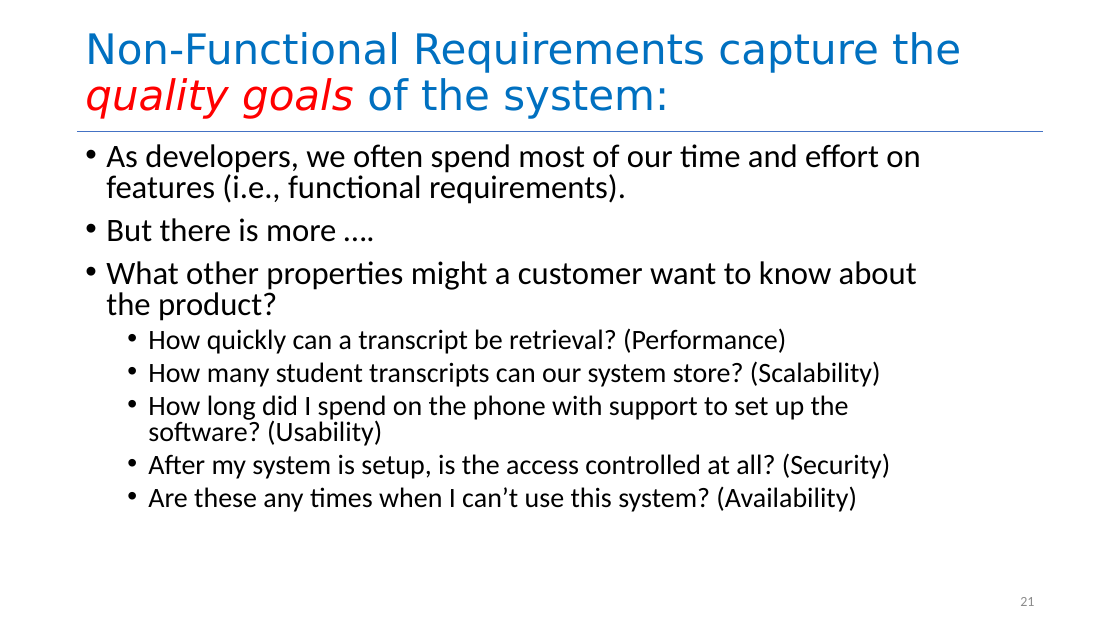
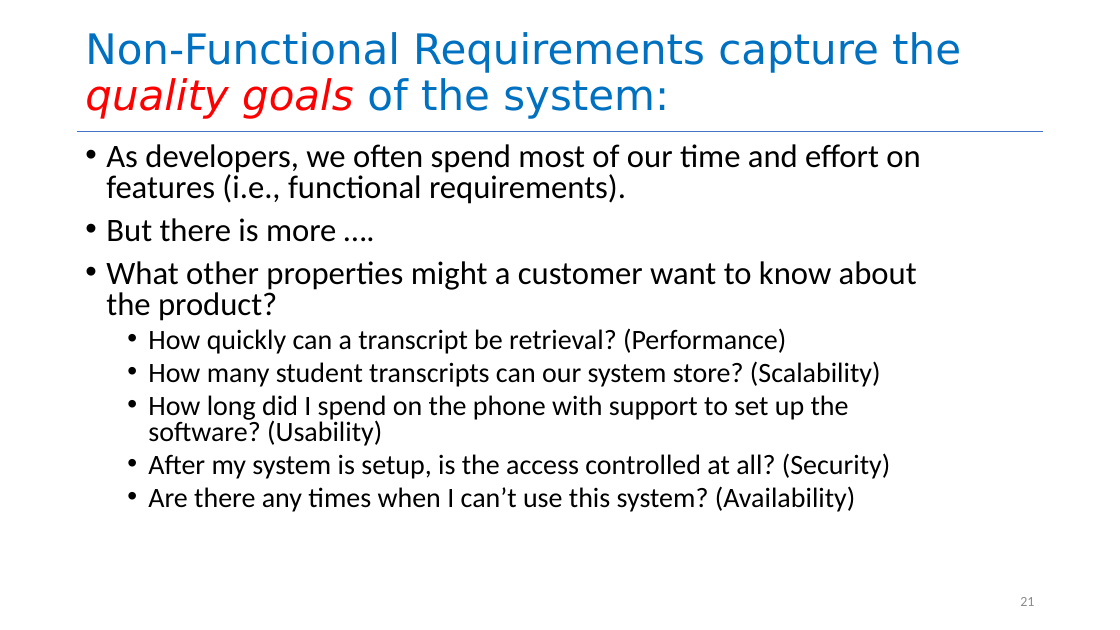
Before and after one commit to yashburshe/CS4530-Fall-2025, a slide deck: slide 21 of Slides/Module 01.2 Requirements Gathering.pptx. Drawn at 1120x630 pixels with LibreOffice and Linux fonts; fonts in the diff are those of the drawing. Boxes give left, top, right and bottom in pixels: in the first picture for what was removed or moved away, otherwise in the second. Text is boxed around its words. In the diff, an @@ line names an element or a change of style, - is before the commit and + after.

```diff
--- a/Slides/Module 01.2 Requirements Gathering.pptx
+++ b/Slides/Module 01.2 Requirements Gathering.pptx
@@ text at (148, 486, 856, 512): text changed @@
-  • Are these any times when I can’t use this system? (Availability)
+  • Are there any times when I can’t use this system? (Availability)
```
Also in this commit, not shown: 2 other files.
